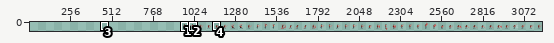
Sprite sheet -- assets/characters/drew.png. Above: a wide view before the commit, with the close-up outlined.
Close-up. First the earlier version:
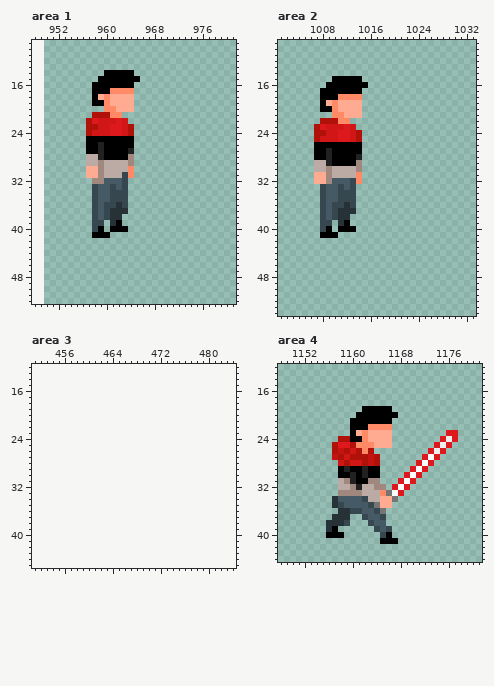
The file is 2250x58 pixels. Colours within 5 levels of each other are drawn and written as one. Shown: area 1: x 948..981, y 9..52; area 2: x 1001..1033, y 9..54; area 3: x 451..484, y 12..45; area 4: x 1148..1181, y 12..44. The old version is drawn lined up with the new one, on the new canvas. The wide view leaves out empty margins. The commit also changed other parts of the picture, which this record leaves out.
The result:
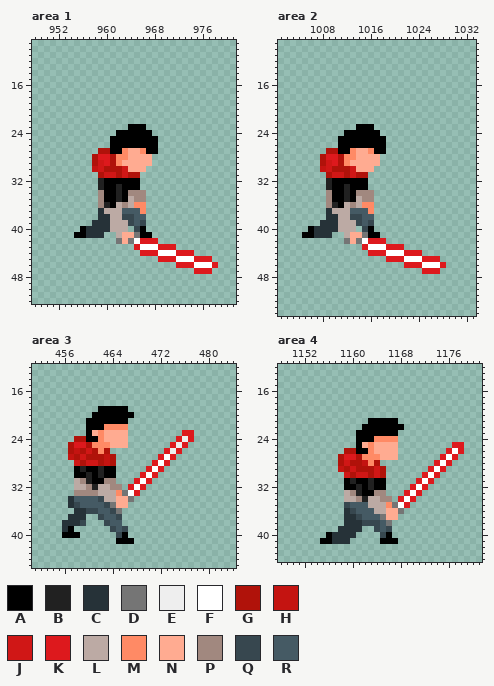
Palette (. is transparent): A #000000  B #212121  C #263238  D #757575  E #eeeeee  F #ffffff  G #b0120a  H #c41411  J #d01716  K #dd191d  L #bcaaa4  M #ff8a65  N #ffab91  P #a1887f  Q #37474f  R #455a64
Changes in this commit:
canvas 2250x58 -> 3200x58, the old top-left corner now at 950,0
--- area 1
@@ x 948..981 @@
 13 ..................................
-14 ............AAAAA.................
-15 ...........AAAAAAA................
-16 ..........AAAAAAA.................
-17 ..........AAAMMMM.................
-18 ..........ANMNNNN.................
-19 ..........AAMNNNN.................
-20 ............MMNNN.................
-21 ..........GGGMM...................
-22 .........GKJJJKJ..................
-23 .........GGJJKKJG.................
-24 .........GJJJKKJG.................
-25 .........AAAAAAAA.................
-26 .........AABAAAAA.................
-27 .........AABAAAAB.................
-28 .........LLBAAAAP.................
-29 .........LLPLLLLP.................
-30 .........NNPLLLLM.................
-31 .........NNPLLLQM.................
-32 ..........PPRRRQ..................
-33 ..........QRRQRQ..................
-34 ..........QRRQQQ..................
-35 ..........QRRQQQ..................
-36 ..........QRQQCQ..................
-37 ..........QRQCCC..................
-38 ..........QRQCC...................
-39 ..........QQ.CA...................
-40 ..........QA.AAA..................
-41 ..........AAA.....................
-42 ..................................
-43 ..................................
-44 ..................................
-45 ..................................
-46 ..................................
-47 ..................................
+14 ..................................
+15 ..................................
+16 ..................................
+17 ..................................
+18 ..................................
+19 ..................................
+20 ..................................
+21 ..................................
+22 ..................................
+23 ................AAA...............
+24 ..............AAAAAA..............
+25 .............AAAAAAAA.............
+26 .............AAAAAAAA.............
+27 ...........GGAAMNNMAA.............
+28 ..........GKKGMMNNNN..............
+29 ..........GJKGMNNNNN..............
+30 ..........HJGGGJNNN...............
+31 ...........GJJGJGG................
+32 ...........BAAAAAA................
+33 ...........BAABAAA................
+34 ...........PAABAPPP...............
+35 ...........PAABALPP...............
+36 ...........PBALPLMM...............
+37 ...........CLLLRRRM...............
+38 ...........CCLLQQRR...............
+39 ..........CCCLLLQRQ...............
+40 ........ACCCCLLL.QA...............
+41 .......AACCC..LNNDAA..............
+42 ..............DNDFKKK.............
+43 .................KFFFKKK..........
+44 ..................KKKFFFKKK.......
+45 .....................KKKFFFKKK....
+46 ........................KKKFFFK...
+47 ...........................KKK....
 48 ..................................
--- area 2
@@ x 1001..1033 @@
 14 .................................
-15 .........AAAAA...................
-16 ........AAAAAAA..................
-17 .......AAAAAAA...................
-18 .......AAAMMMM...................
-19 .......ANMNNNN...................
-20 .......AAMNNNN...................
-21 .........MMNNN...................
-22 .......GGGMM.....................
-23 ......GKJJJKJ....................
-24 ......GGJJKKJG...................
-25 ......GJJJKKJG...................
-26 ......AAAAAAAA...................
-27 ......AABAAAAA...................
-28 ......AABAAAAB...................
-29 ......LLBAAAAP...................
-30 ......LLPLLLLP...................
-31 ......NNPLLLLM...................
-32 ......NNPRRRQM...................
-33 .......QRRQRQ....................
-34 .......QRRQQQ....................
-35 .......QRRQQQ....................
-36 .......QRQQCQ....................
-37 .......QRQCCC....................
-38 .......QRQCC.....................
-39 .......QQ.CA.....................
-40 .......QA.AAA....................
-41 .......AAA.......................
-42 .................................
-43 .................................
-44 .................................
-45 .................................
-46 .................................
-47 .................................
+15 .................................
+16 .................................
+17 .................................
+18 .................................
+19 .................................
+20 .................................
+21 .................................
+22 .................................
+23 .............AAA.................
+24 ...........AAAAAA................
+25 ..........AAAAAAAA...............
+26 ..........AAAAAAAA...............
+27 ........GGAAMNNMAA...............
+28 .......GKKGMMNNNN................
+29 .......GJKGMNNNNN................
+30 .......HJGGGJNNN.................
+31 ........GJJGJGG..................
+32 ........BAAAAAA..................
+33 ........BAABAAA..................
+34 ........PAABAPPP.................
+35 ........PAABALPP.................
+36 ........PBALPLMM.................
+37 ........CLLLRRRM.................
+38 ........CCLLQQRR.................
+39 .......CCCLLLQRQ.................
+40 .....ACCCCLLL.QA.................
+41 ....AACCC..LNNDAA................
+42 ...........DNDFKKK...............
+43 ..............KFFFKKK............
+44 ...............KKKFFFKKK.........
+45 ..................KKKFFFKKK......
+46 .....................KKKFFFK.....
+47 ........................KKK......
 48 .................................
--- area 3
@@ x 451..484 @@
 18 ..................................
-19 ..................................
-20 ..................................
-21 ..................................
-22 ..................................
-23 ..................................
-24 ..................................
-25 ..................................
-26 ..................................
-27 ..................................
-28 ..................................
-29 ..................................
-30 ..................................
-31 ..................................
-32 ..................................
-33 ..................................
-34 ..................................
-35 ..................................
-36 ..................................
-37 ..................................
-38 ..................................
-39 ..................................
-40 ..................................
-41 ..................................
+19 ...........AAAAA..................
+20 ..........AAAAAAA.................
+21 .........AAAAAAA..................
+22 .........AAAMMMM..................
+23 .........ANMNNNN.........KK.......
+24 .......GGAAMNNNN........KEK.......
+25 ......GKKGMMMNNN.......KEK........
+26 ......GHGJGMG.........KEK.........
+27 ......HGJGGGHG.......KFK..........
+28 .......JGJJGHG......KFK...........
+29 .......ABAABAA.....KFK............
+30 .......AABABAA....KFK.............
+31 .......LPBAAPP...KFK..............
+32 .......LLPBLLPP.KFK...............
+33 .......PPPPLLLMDFK................
+34 ......CRRRRQLLNND.................
+35 ......CQRRRRQDNN..................
+36 .......CCQQRRQD...................
+37 ......CCC..QRRQ...................
+38 .....CCCQ...QRR...................
+39 .....CA......QRQ..................
+40 .....AAA......QA..................
+41 ..............AAA.................
 42 ..................................
--- area 4
@@ x 1148..1181 @@
 18 ..................................
-19 ..............AAAAA...............
-20 .............AAAAAAA..............
-21 ............AAAAAAA...............
-22 ............AAAMMMM...............
-23 ............ANMNNNN.........KK....
-24 ..........GGAAMNNNN........KEK....
-25 .........GKKGMMMNNN.......KEK.....
-26 .........GHGJGMG.........KEK......
-27 .........HGJGGGHG.......KFK.......
-28 ..........JGJJGHG......KFK........
-29 ..........ABAABAA.....KFK.........
-30 ..........AABABAA....KFK..........
-31 ..........LPBAAPP...KFK...........
-32 ..........LLPBLLPP.KFK............
-33 ..........PPPPLLLMDFK.............
-34 .........CRRRRQLLNND..............
-35 .........CQRRRRQDNN...............
-36 ..........CCQQRRQD................
-37 .........CCC..QRRQ................
-38 ........CCCQ...QRR................
-39 ........CA......QRQ...............
-40 ........AAA......QA...............
-41 .................AAA..............
+19 ..................................
+20 ..................................
+21 ...............AAAAA..............
+22 ..............AAAAAAA.............
+23 .............AAAAAAA..............
+24 .............AAAMMMM..............
+25 .............ANMNNNN.........KK...
+26 ...........GGAAMNNNN........KFK...
+27 ..........GKKGMMMNNN.......KFK....
+28 ..........GJGGHMG.........KFK.....
+29 ..........HGJGGGJG.......KFK......
+30 ...........JGJJGJG......KFK.......
+31 ...........ABAABAA.....KFK........
+32 ...........AABABAA....KFK.........
+33 ...........LPBAAPP...KFK..........
+34 ...........LLPBLLPP.KFK...........
+35 ...........QRRRLLLMDFK............
+36 ...........CQRRRLLNND.............
+37 ...........CCQRRRDNN..............
+38 ...........CCCQQQRD...............
+39 ..........CCCC..QRQ...............
+40 ........ACCCC....QA...............
+41 .......AACCC.....AAA..............
 42 ..................................
Where, in picture pixels (left, top, right, bottom), the same in both close-ups:
changed: (74, 70, 218, 274)
changed: (302, 76, 446, 274)
added: (62, 406, 194, 544)
changed: (320, 406, 464, 544)
